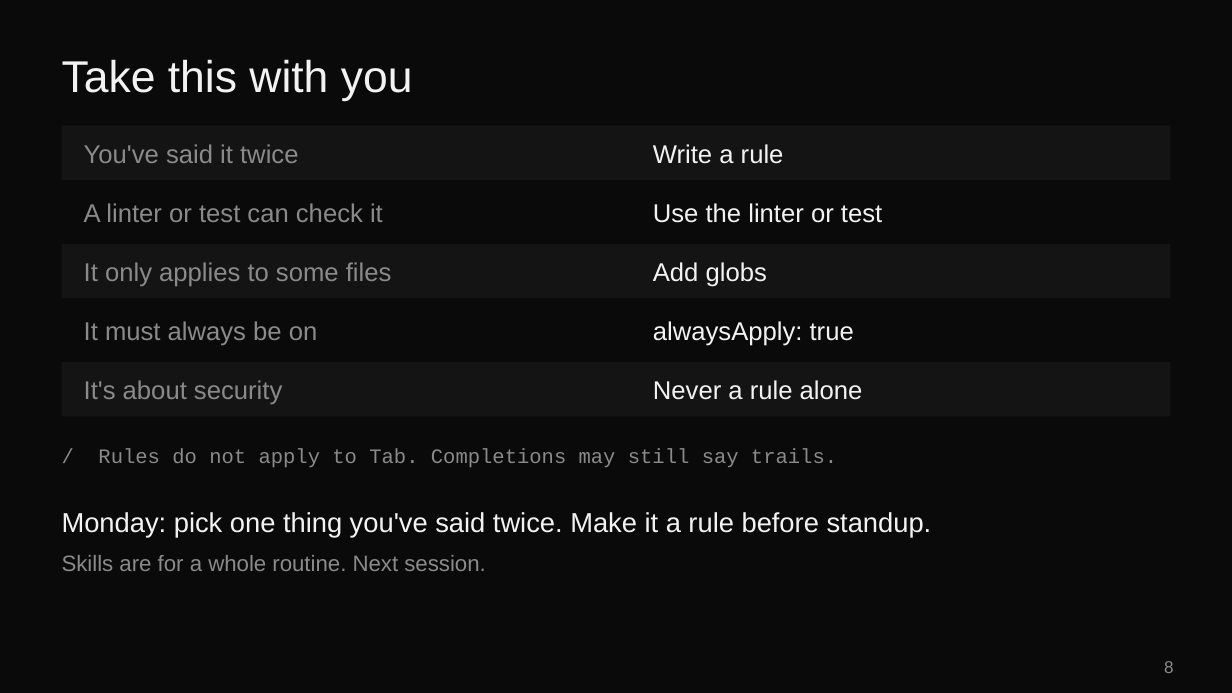
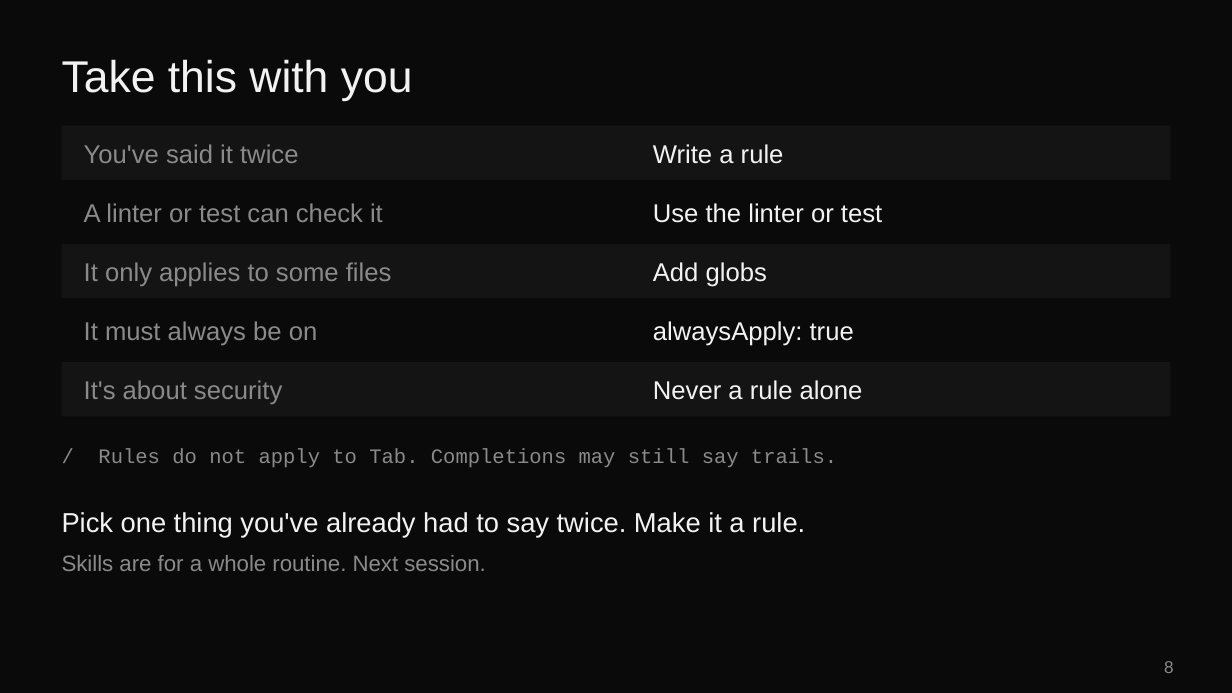
Before and after one commit to eveporcello/snowtooth-rules-teacher-guide, a slide deck: slide 8 of snowtooth-rules.pptx. Drawn at 1232x693 pixels with LibreOffice and Linux fonts; fonts in the diff are those of the drawing. Boxes give left, top, right and bottom in pixels: in the first picture for what was removed or moved away, otherwise in the second. Text is boxed around its words. In the diff, an @@ line names an element or a change of style, - is before the commit and + after.

Commit message:
Drop the Monday-problem wording
Say what actually happens: you keep typing the same correction. The closer is just take it with you.

```diff
--- a/snowtooth-rules.pptx
+++ b/snowtooth-rules.pptx
@@ text at [62,512,805,537]: text changed @@
-Monday: pick one thing you've said twice. Make it a rule before standup.
+Pick one thing you've already had to say twice. Make it a rule.
```
Also in this commit, not shown: 1 other slide changed, 1 other file.
